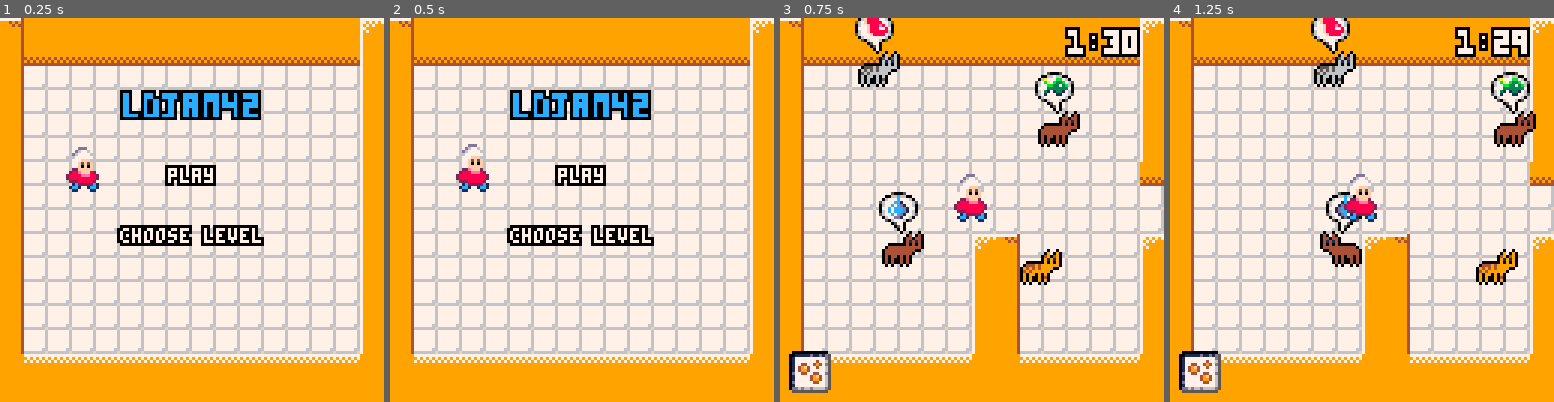
Above: before the commit, frames 1-4 (left to right).
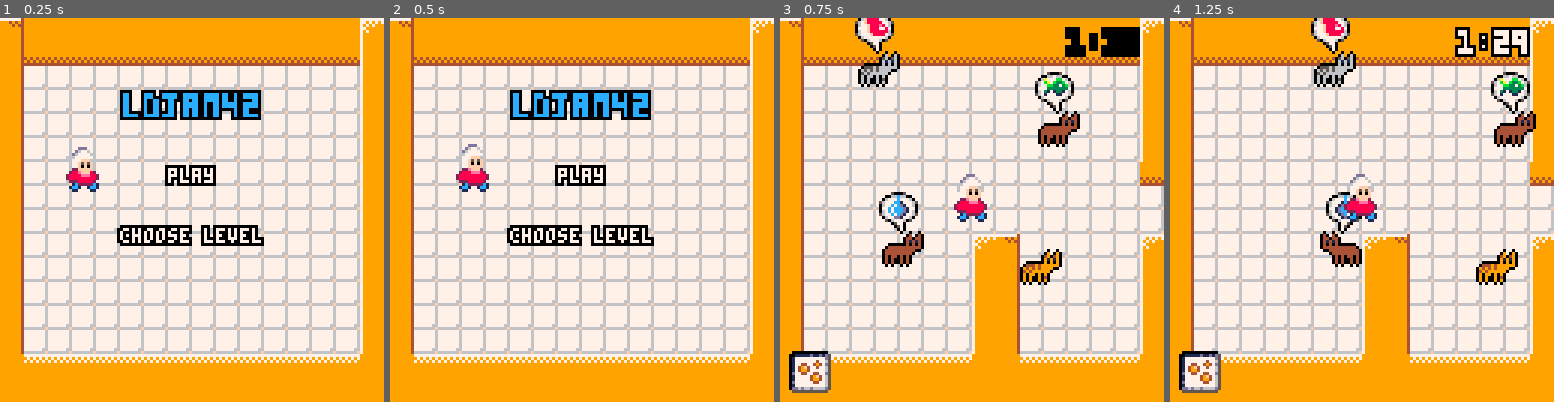
Above: after the commit, the same moments.

Repository: escargames/Cat-Lady-Simulator
Game: PICO-8 cartridge catlady.p8
Same seed, same stepped clock (60 frames per second), same inputs: the game is played once before the commit and once after it.
Inputs:
- Up to frame 1 (0.25 s): no input
- Up to frame 2 (0.5 s): no input
- Up to frame 3 (0.75 s): tap O (Z key) at 0.7 s
- Up to frame 4 (1.25 s): no input

Frames 1-2 are identical in both runs. In frame 3, 0.5% of the frame differs, in the area x 75-93%, y 3-10%; in frame 4, nothing differs.

Commit message:
colortimer when seconds < 10

Diff:
--- a/catlady.p8
+++ b/catlady.p8
@@ -144,6 +144,11 @@
 end
 
 function update_time()
+    if min < 1 and sec < 11 then
+        colortimer = 8
+    else
+        colortimer = 7
+    end
     ctimer(min, sec)
 end
 
@@ -292,7 +297,7 @@
     palt(0, false)
     spr(20, 2, 110, 2, 2)
     palt()
-    cosprint(tostr(min)..":"..tostr(flr(sec)), 96, 4, 9, 7)
+    cosprint(tostr(min)..":"..tostr(flr(sec)), 96, 4, 9, colortimer)
 end
 
 config.menu.draw = function ()
